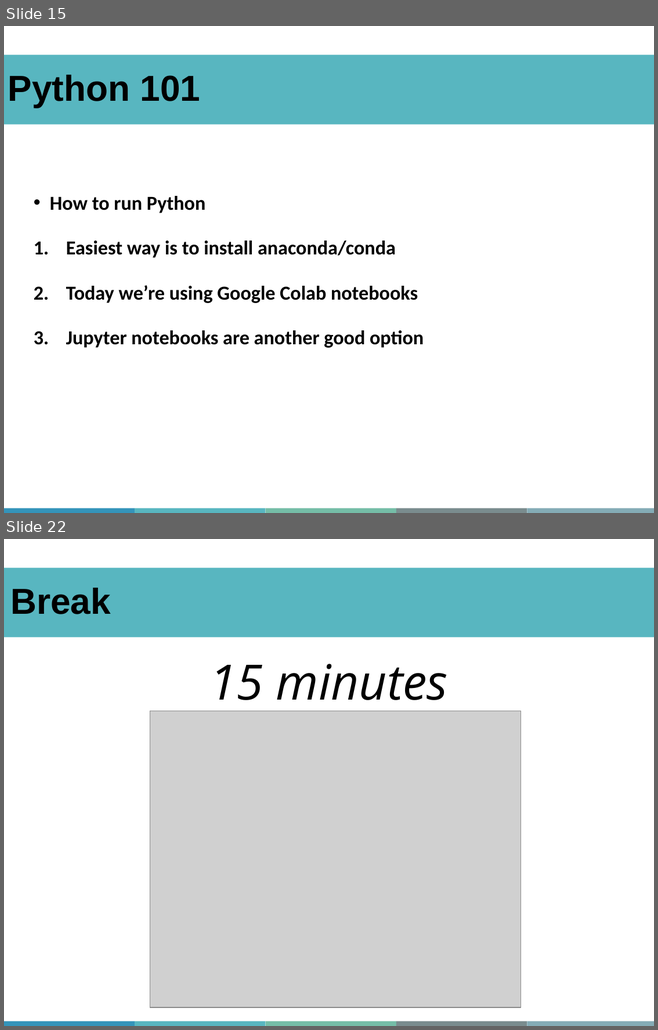
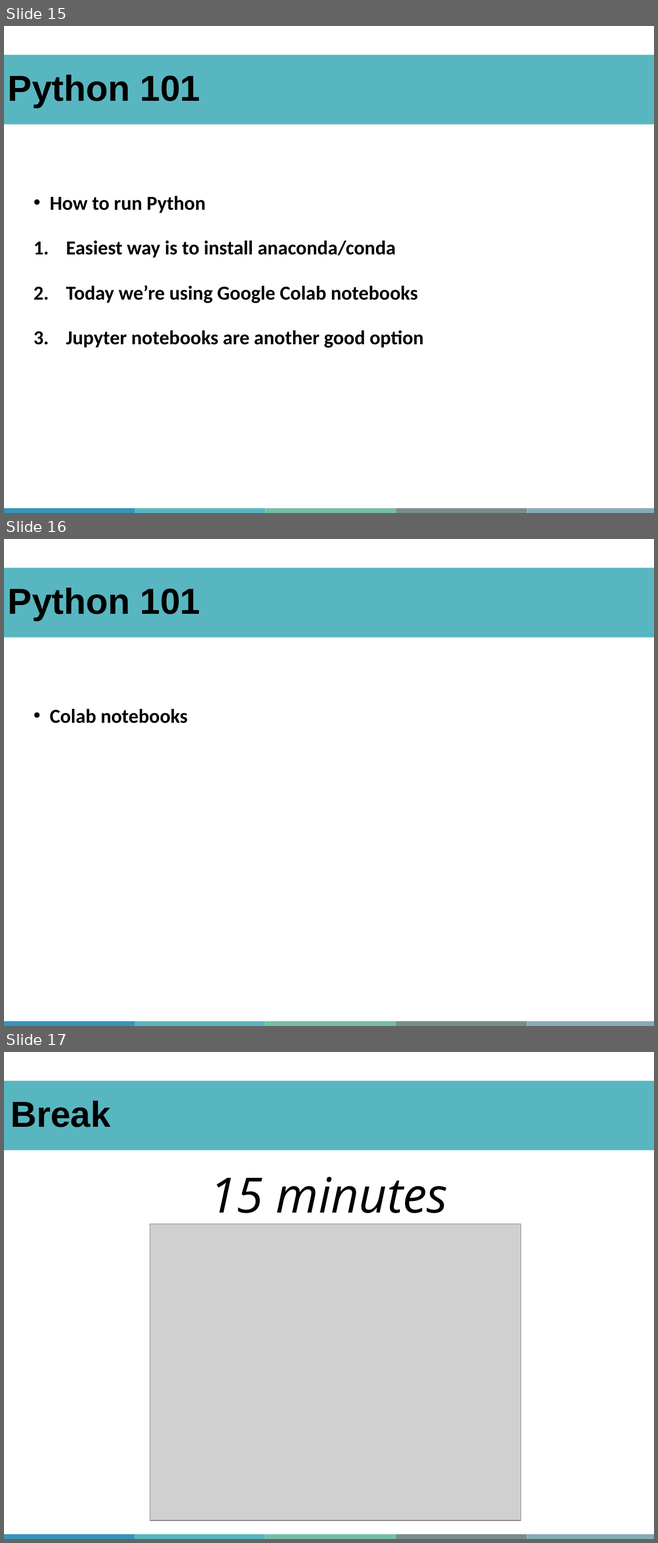
Before and after one commit to abdelrahman-ayad/MiCM-StatsPython-F21, a slide deck: MiCM_StatsPythonF21_AAyad.pptx. Shown one above the other, each under a label of ours: slides 15 and 22 before the commit, slides 15, 16 and 17 after it; the slides between them are not shown. The pictures are 658x1030 and 658x1543 pixels, drawn with LibreOffice and Linux fonts; fonts in the diff are those of the drawing; grey boxes stand for pictures; background and template pictures are left out. Boxes give left, top, right and bottom in pixels: in the first picture for what was removed or moved away, otherwise in the second. Text is boxed around its words. In the diff, an @@ line names an element or a change of style, - is before the commit and + after.

```diff
--- a/MiCM_StatsPythonF21_AAyad.pptx
+++ b/MiCM_StatsPythonF21_AAyad.pptx
@@ slide 16 added at [4,539,654,1026], background #FFFFFF; not listed: 5 template elements that a slide beside it also shows @@
@@ title added at [4,567,654,637], fill #58B6C0, 40 pt, text #000000, bold @@
+Python 101
@@ text added at [50,709,188,723], 22 pt, text #000000, bold @@
+• Colab notebooks
@@ what was slide 22 is now slide 17 @@
```
Also in this commit, not shown: 4 slides changed, 7 slides removed, 1 other file.
